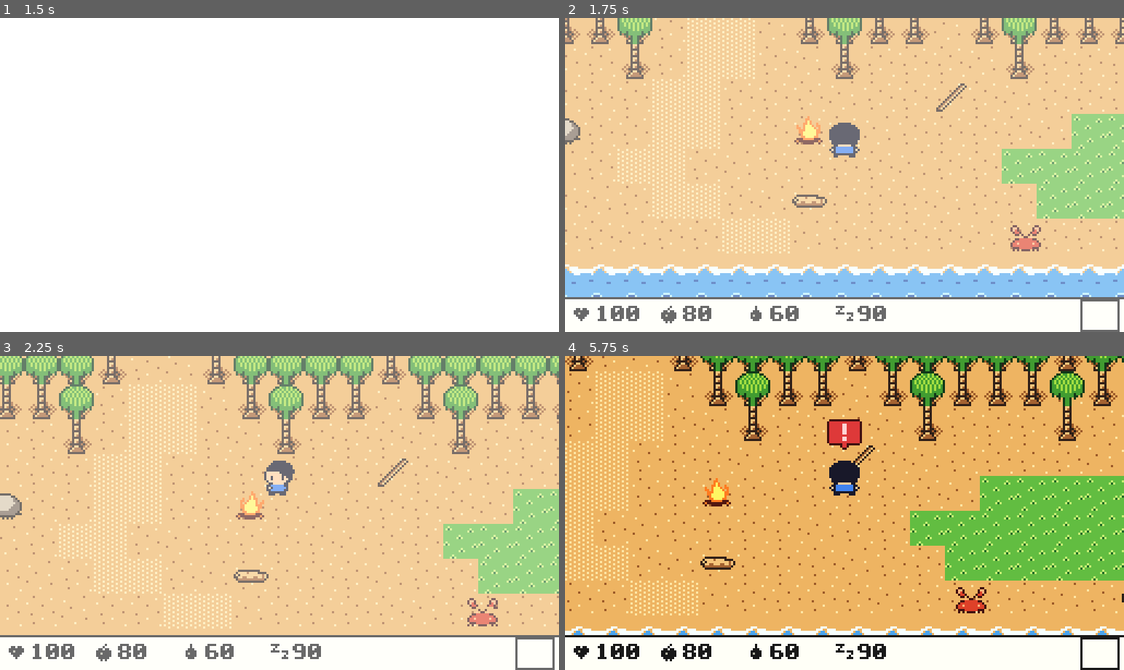
Above: before the commit, frames 1-4 (two rows, left to right).
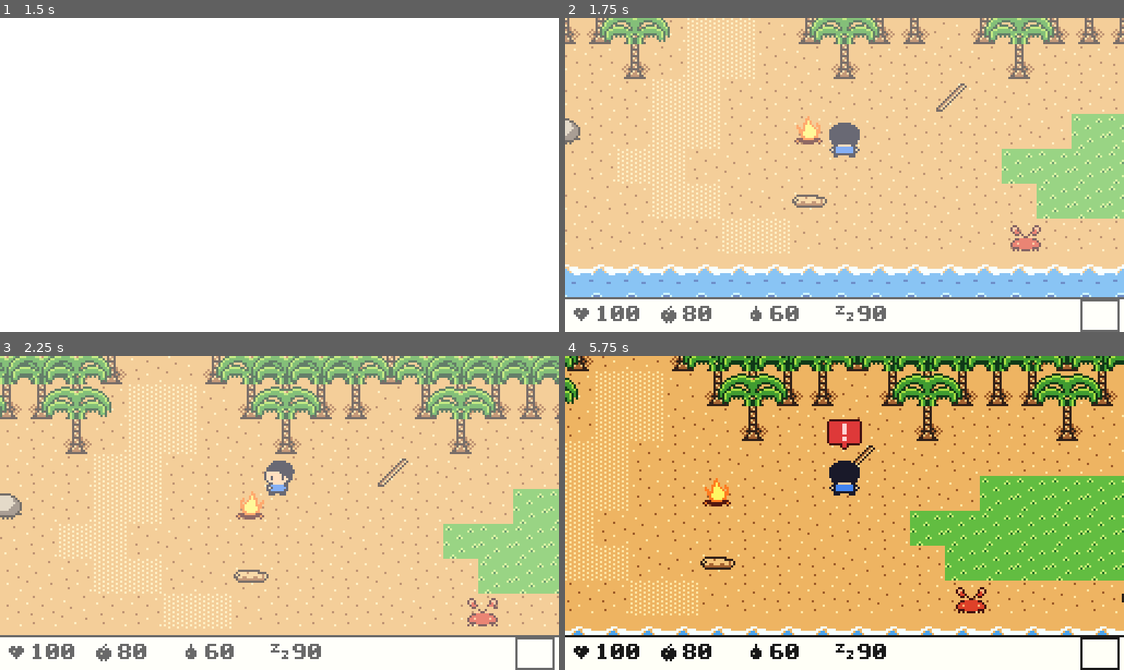
Above: after the commit, the same moments.

Repository: Teeohbee/driftwood
Game: Godot game, scene res://scenes/title/title_screen.tscn
Same seed, same stepped clock (60 frames per second), same inputs: the game is played once before the commit and once after it.
Inputs:
- Up to frame 1 (1.5 s): tap Enter (start) at 0.5 s; hold Up (move_up) from 0.53 s (still down); tap Z (action_a) at 0.6 s; tap Space at 0.77 s; tap X (action_b) at 1.35 s
- Up to frame 2 (1.75 s): keep holding Up (move_up); tap Space at 1.52 s
- Up to frame 3 (2.25 s): release Up (move_up) at 2.03 s; hold Left (move_left) from 2.03 s (still down); tap Enter (start) at 2.1 s
- Up to frame 4 (5.75 s): tap J at 2.85 s; tap Space at 3.02, 3.77, 4.52 s; tap Enter (start) at 3.5 s; release Left (move_left) at 3.53 s; hold Down (move_down) 3.53-4.28 s; tap K at 3.6 s; hold Right (move_right) 4.28-5.03 s; tap Z (action_a) at 4.35 s; hold Up (move_up) from 5.03 s (still down); tap X (action_b) at 5.1 s

Frame 1 is identical in both runs. In frame 2, 2.4% of the frame differs, in the area x 0-100%, y 0-20%; in frame 3, 7.8%, in the area x 0-100%, y 0-32%; in frame 4, 5.8%.

Commit message:
feat: wider 32px palm crowns and palette-swap castaway looks

Diff:
--- /dev/null
+++ b/art/shaders/palette_swap.gdshader
@@ -0,0 +1,17 @@
+shader_type canvas_item;
+
+// Game Boy Color style palette swap: each of a sprite's 3 colours is
+// replaced by another 15-bit colour. Used for the castaway look picker.
+
+uniform vec3 from_colors[3];
+uniform vec3 to_colors[3];
+
+void fragment() {
+	vec4 pixel = texture(TEXTURE, UV);
+	for (int index = 0; index < 3; index++) {
+		if (distance(pixel.rgb, from_colors[index]) < 0.02) {
+			pixel.rgb = to_colors[index];
+		}
+	}
+	COLOR = pixel;
+}
--- a/art_source/pixel_art.gd
+++ b/art_source/pixel_art.gd
@@ -413,38 +413,38 @@
 		"palette_bands": ["foliage", "foliage", "trunk", "trunk"],
 		"frames": [
 			[
-				".....333333.....",
-				"...3312212133...",
-				"..321212121213..",
-				".32121212121213.",
-				"3212121212121213",
-				"3212121212121213",
-				"3221212121212123",
-				"3221212121212123",
-				"3222212121212223",
-				"3222222121222223",
-				".32232222223223.",
-				".3.3322222233.3.",
-				"....3.3223.3....",
-				"......3223......",
-				"......3223......",
-				"......3223......",
-				"......3113......",
-				"......3123......",
-				"......3333......",
-				"......3113......",
-				"......3123......",
-				"......3333......",
-				"......3113......",
-				"......3123......",
-				"......3333......",
-				"......3113......",
-				"......3123......",
-				"......3333......",
-				"......3113......",
-				".....312223.....",
-				"....31222223....",
-				"....33333333....",
+				"................................",
+				".........3333......3333.........",
+				"......33311113333331111333......",
+				"....33111222211..11222211133....",
+				"...31122222222211222222222113...",
+				"..3122223333222222223333222213..",
+				".3122233....33222233....3322213.",
+				".31223.3333..322223..3333.32213.",
+				"3122331111133.3223.3311111332213",
+				"32231122222213322331222222113223",
+				"32312222222222222222222222221323",
+				"32312233333322133122333333221323",
+				"3.3123.3.3.3123..3213.3.3.3213.3",
+				"..3223......31233213......3223..",
+				"..3.3.......31233213.......3.3..",
+				"............31233213............",
+				"..............3123..............",
+				"..............3213..............",
+				"..............3333..............",
+				"..............3123..............",
+				"..............3213..............",
+				"..............3333..............",
+				"..............3123..............",
+				"..............3213..............",
+				"..............3333..............",
+				"..............3123..............",
+				"..............3213..............",
+				"..............3333..............",
+				"..............3123..............",
+				".............312213.............",
+				"............33222233............",
+				"...........3333333333...........",
 			],
 		],
 	},
--- /dev/null
+++ b/core/castaway_look.gd
@@ -0,0 +1,44 @@
+class_name CastawayLook
+extends RefCounted
+
+## The look picker: skin, shirt and hair are palette swaps of the "hero"
+## sprite palette (index 1 skin, 2 shirt, 3 hair and outline).
+## A look is a Dictionary like {"skin": 0, "shirt": 2, "hair": 1}.
+
+const SWAP_SHADER := preload("res://art/shaders/palette_swap.gdshader")
+
+const OPTIONS := {
+	"skin": [[31, 25, 19], [28, 20, 14], [22, 14, 9], [15, 9, 5]],
+	"shirt": [[8, 16, 29], [27, 8, 5], [8, 20, 8], [28, 22, 4]],
+	"hair": [[3, 3, 5], [10, 5, 2], [14, 4, 3], [5, 5, 13]],
+}
+## Which hero palette index each part replaces.
+const PALETTE_INDEX_FOR_PART := {"skin": 1, "shirt": 2, "hair": 3}
+const PARTS := ["skin", "shirt", "hair"]
+
+
+static func default_look() -> Dictionary:
+	return {"skin": 0, "shirt": 0, "hair": 0}
+
+
+static func option_count(part: String) -> int:
+	return OPTIONS[part].size()
+
+
+static func color_for(look: Dictionary, part: String) -> Color:
+	return Palettes.five_bit_to_color(OPTIONS[part][look.get(part, 0)])
+
+
+static func make_material(look: Dictionary) -> ShaderMaterial:
+	var from_colors := PackedVector3Array()
+	var to_colors := PackedVector3Array()
+	for part in PARTS:
+		var original := Palettes.sprite_color("hero", PALETTE_INDEX_FOR_PART[part])
+		var replacement := color_for(look, part)
+		from_colors.append(Vector3(original.r, original.g, original.b))
+		to_colors.append(Vector3(replacement.r, replacement.g, replacement.b))
+	var swap_material := ShaderMaterial.new()
+	swap_material.shader = SWAP_SHADER
+	swap_material.set_shader_parameter("from_colors", from_colors)
+	swap_material.set_shader_parameter("to_colors", to_colors)
+	return swap_material
--- a/scenes/island/island.gd
+++ b/scenes/island/island.gd
@@ -108,7 +108,8 @@
 	sprite.texture = texture
 	sprite.hframes = frame_count
 	sprite.centered = false
-	sprite.offset = Vector2(-8, -texture.get_height())
+	var frame_width := texture.get_width() / frame_count
+	sprite.offset = Vector2(-frame_width / 2, -texture.get_height())
 	return sprite
 
 
--- a/scenes/island/player.gd
+++ b/scenes/island/player.gd
@@ -24,6 +24,8 @@
 var is_walking := false
 var walk_frame_timer := 0.0
 var sprite: Sprite2D
+## Skin, shirt and hair choices from the look picker.
+var look := CastawayLook.default_look()
 
 
 func _ready() -> void:
@@ -31,6 +33,7 @@
 	sprite.centered = false
 	sprite.offset = Vector2(-8, -16)
 	sprite.hframes = 2
+	sprite.material = CastawayLook.make_material(look)
 	add_child(sprite)
 	exact_position = position
 	show_facing()
Not shown, added: art/shaders/palette_swap.gdshader.uid
Binary file changed: art/sprites/palm.png
Not shown, added: core/castaway_look.gd.uid
